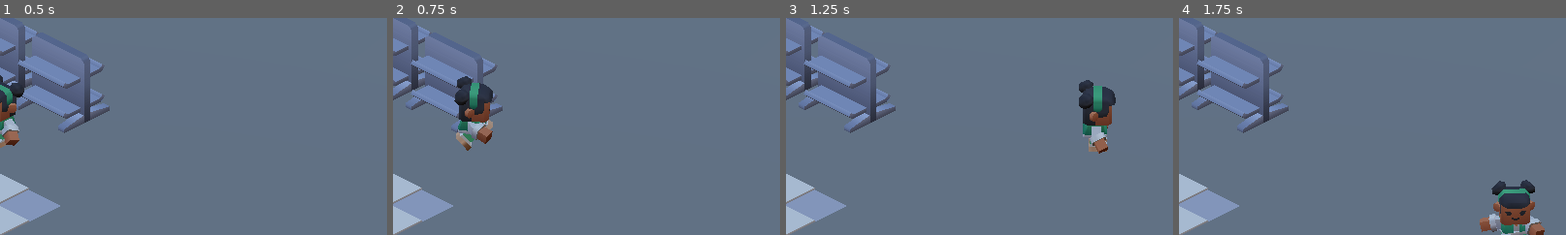
Above: before the commit, frames 1-4 (left to right).
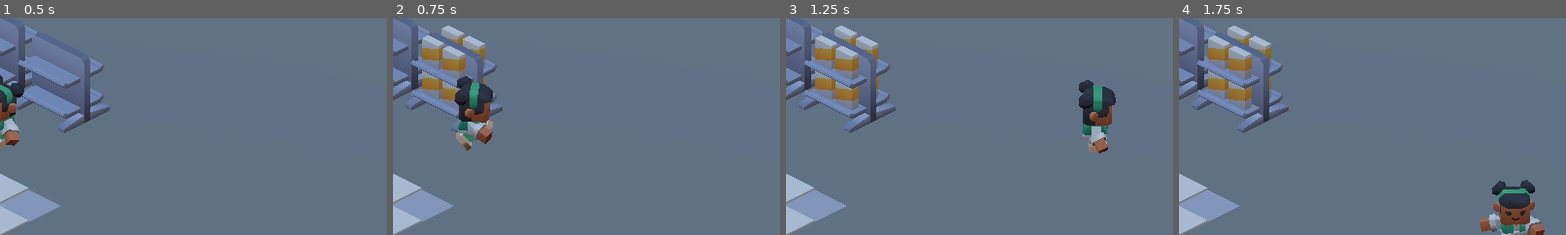
Above: after the commit, the same moments.

Repository: Ashpaca/GMTK26
Game: Godot game, scene res://res/ashleys_test_space.tscn
Same seed, same stepped clock (60 frames per second), same inputs: the game is played once before the commit and once after it. This scene is started directly instead of the project's main scene.
Inputs:
- Up to frame 1 (0.5 s): no input
- Up to frame 2 (0.75 s): tap Enter (ui_accept) at 0.5 s; hold Right (ui_right) from 0.53 s (still down); tap X (interact, bound only after the commit) at 0.6 s
- Up to frame 3 (1.25 s): keep holding Right (ui_right); tap Enter (ui_accept) at 0.77, 0.8, 1.07 s
- Up to frame 4 (1.75 s): release Right (ui_right) at 1.28 s; hold Down (ui_down) from 1.28 s (still down); tap Enter (ui_accept) at 1.35, 1.52 s; tap X (interact, bound only after the commit) at 1.55 s
The pictures show only the part of the screen within x 50-100%, y 46-96%; the shares and areas given below are measured in that part.

Frame 1 is identical in both runs. In frame 2, 3.0% of the frame differs, in the area x 7-24%, y 3-43%; in frame 3, 3.3%; in frame 4, 3.3%.

Commit message:
added controls

Diff:
--- a/project.godot
+++ b/project.godot
@@ -15,6 +15,34 @@
 config/features=PackedStringArray("4.7", "GL Compatibility")
 config/icon="res://icon.svg"
 
+[input]
+
+move_up={
+"deadzone": 0.2,
+"events": [Object(InputEventKey,"resource_local_to_scene":false,"resource_name":"","device":-1,"window_id":0,"alt_pressed":false,"shift_pressed":false,"ctrl_pressed":false,"meta_pressed":false,"pressed":false,"keycode":0,"physical_keycode":4194320,"key_label":0,"unicode":0,"location":0,"echo":false,"script":null)
+]
+}
+move_down={
+"deadzone": 0.2,
+"events": [Object(InputEventKey,"resource_local_to_scene":false,"resource_name":"","device":-1,"window_id":0,"alt_pressed":false,"shift_pressed":false,"ctrl_pressed":false,"meta_pressed":false,"pressed":false,"keycode":0,"physical_keycode":4194322,"key_label":0,"unicode":0,"location":0,"echo":false,"script":null)
+]
+}
+move_left={
+"deadzone": 0.2,
+"events": [Object(InputEventKey,"resource_local_to_scene":false,"resource_name":"","device":-1,"window_id":0,"alt_pressed":false,"shift_pressed":false,"ctrl_pressed":false,"meta_pressed":false,"pressed":false,"keycode":0,"physical_keycode":4194319,"key_label":0,"unicode":0,"location":0,"echo":false,"script":null)
+]
+}
+move_right={
+"deadzone": 0.2,
+"events": [Object(InputEventKey,"resource_local_to_scene":false,"resource_name":"","device":-1,"window_id":0,"alt_pressed":false,"shift_pressed":false,"ctrl_pressed":false,"meta_pressed":false,"pressed":false,"keycode":0,"physical_keycode":4194321,"key_label":0,"unicode":0,"location":0,"echo":false,"script":null)
+]
+}
+interact={
+"deadzone": 0.2,
+"events": [Object(InputEventKey,"resource_local_to_scene":false,"resource_name":"","device":-1,"window_id":0,"alt_pressed":false,"shift_pressed":false,"ctrl_pressed":false,"meta_pressed":false,"pressed":false,"keycode":0,"physical_keycode":88,"key_label":0,"unicode":120,"location":0,"echo":false,"script":null)
+]
+}
+
 [physics]
 
 3d/physics_engine="Jolt Physics"
--- a/res/player/player.gd
+++ b/res/player/player.gd
@@ -8,23 +8,21 @@
 @onready var interaction_zone: Area3D = $Visuals/InteractionZone
 
 
-func _physics_process(delta: float) -> void:
-	# Add the gravity.
-	if not is_on_floor():
-		velocity += get_gravity() * delta
-
-	if Input.is_action_just_pressed("ui_accept"):
-		for body in interaction_zone.get_overlapping_bodies():
+func handle_interaction() -> void:
+	for body in interaction_zone.get_overlapping_bodies():
 			if body is Shelf:
 				var shelf : Shelf = body
 				if not shelf.is_stocked:
 					shelf.stock_shelf()
-					break
+					return
 
 
-	# Get the input direction and handle the movement/deceleration.
-	# As good practice, you should replace UI actions with custom gameplay actions.
-	var input_dir := Input.get_vector("ui_left", "ui_right", "ui_up", "ui_down")
+func _physics_process(delta: float) -> void:
+
+	if Input.is_action_just_pressed("interact"):
+		handle_interaction()
+
+	var input_dir := Input.get_vector("move_left", "move_right", "move_up", "move_down")
 	var direction := (transform.basis * Vector3(input_dir.x, 0, input_dir.y)).normalized().rotated(Vector3.UP, PI/4)
 	if direction:
 		velocity.x = direction.x * SPEED
@@ -35,5 +33,6 @@
 		velocity.x = move_toward(velocity.x, 0, SPEED)
 		velocity.z = move_toward(velocity.z, 0, SPEED)
 		animation_player.play("idle")
-
+	if not is_on_floor():
+		velocity += get_gravity() * delta
 	move_and_slide()
